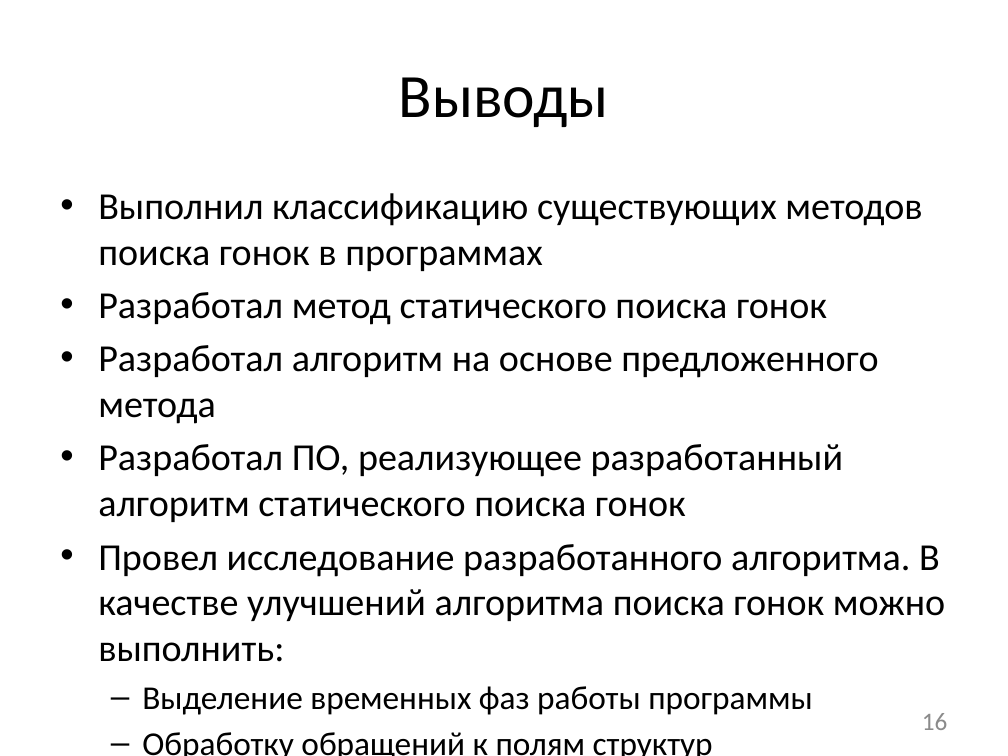
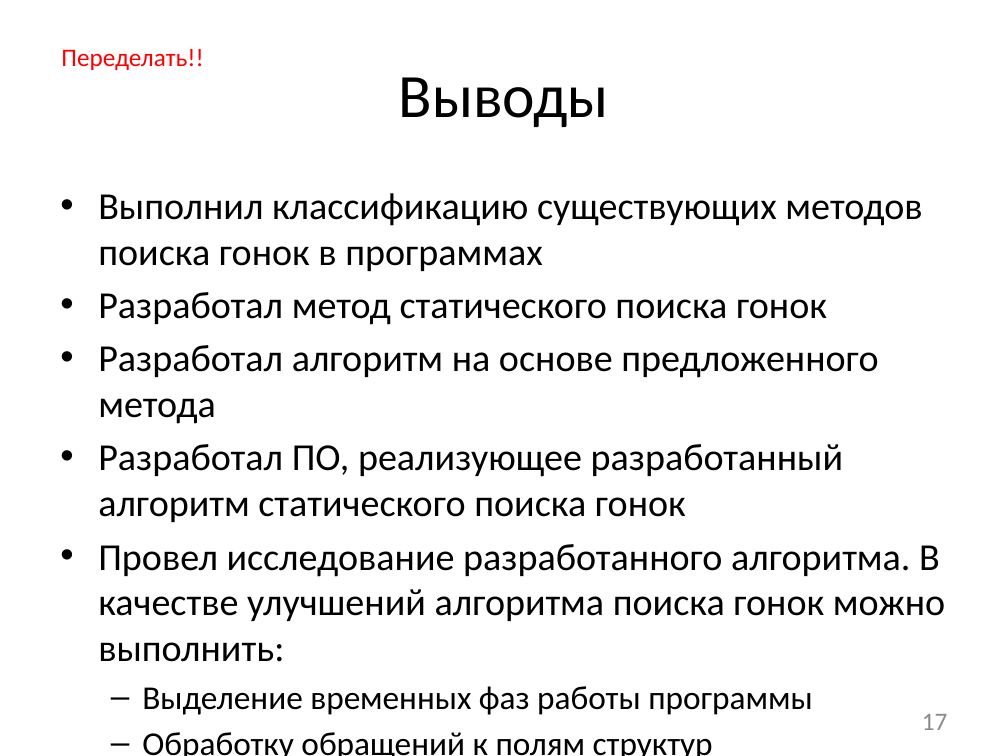
Before and after one commit to afrolovskiy/diplom, a slide deck: slide 17 of presentations/diplom/static race detection.pptx (slide 16 before the commit). Drawn at 1008x756 pixels with LibreOffice and Linux fonts; fonts in the diff are those of the drawing. Boxes give left, top, right and bottom in pixels: in the first picture for what was removed or moved away, otherwise in the second. Text is boxed around its words. In the diff, an @@ line names an element or a change of style, - is before the commit and + after.

```diff
--- a/presentations/diplom/static race detection.pptx
+++ b/presentations/diplom/static race detection.pptx
@@ text added at bbox=[61, 49, 203, 70], 18 pt, text #FF0000 @@
+Переделать!!
@@ page number at bbox=[922, 714, 948, 730]: text changed @@
-16
+17
```
Also in this commit, not shown: 6 other slides changed, 3 slides added, 2 slides removed, 23 other files.
